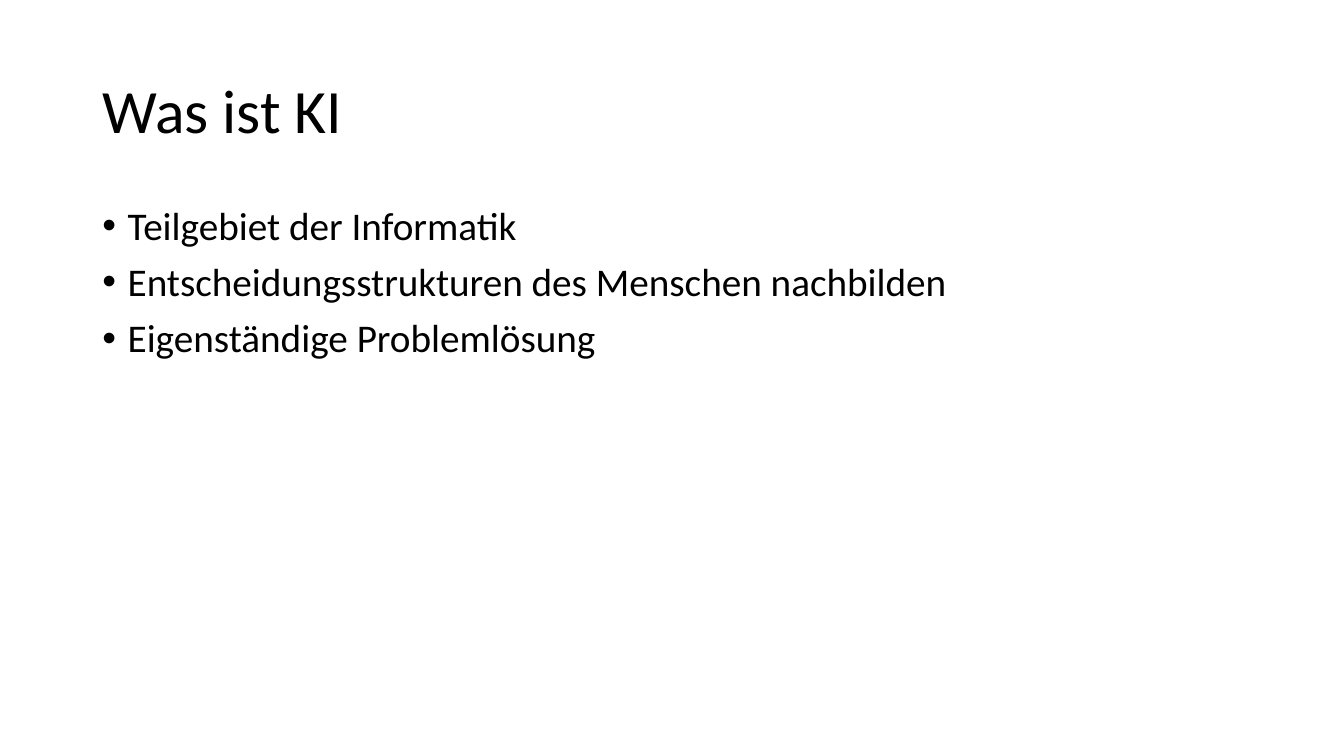
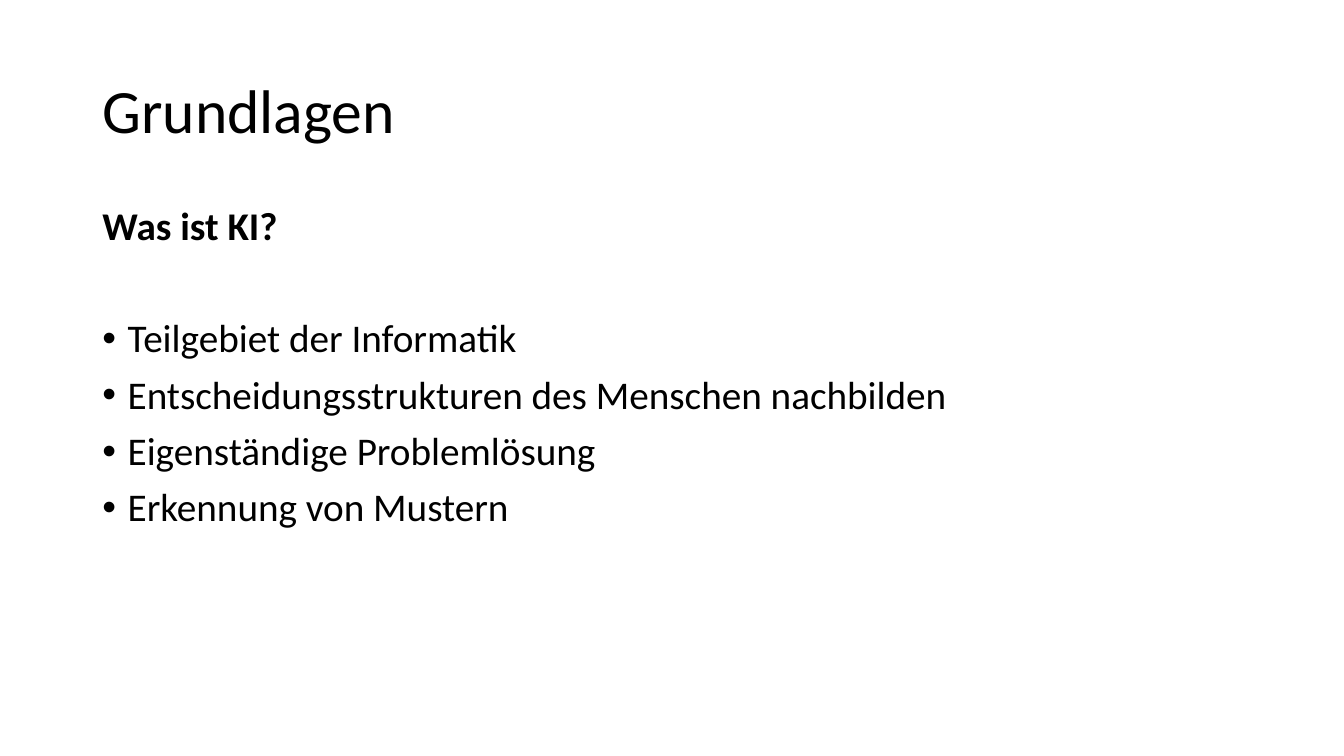
Before and after one commit to TomTom148/TomTom148.github.io, a slide deck: slide 4 of AI-Presentation.pptx. Drawn at 1344x756 pixels with LibreOffice and Linux fonts; fonts in the diff are those of the drawing. Boxes give left, top, right and bottom in pixels: in the first picture for what was removed or moved away, otherwise in the second. Text is boxed around its words. In the diff, an @@ line names an element or a change of style, - is before the commit and + after.

```diff
--- a/AI-Presentation.pptx
+++ b/AI-Presentation.pptx
@@ title at (102,90,394,144): text changed @@
-Was ist KI
+Grundlagen
@@ text at (102,212,278,241): paragraph added @@
+Was ist KI?
@@ text at (128,493,508,528): paragraph added @@
+• Erkennung von Mustern
```
Also in this commit, not shown: 3 other slides changed, 4 slides added, 1 slide removed, 1 other file.
